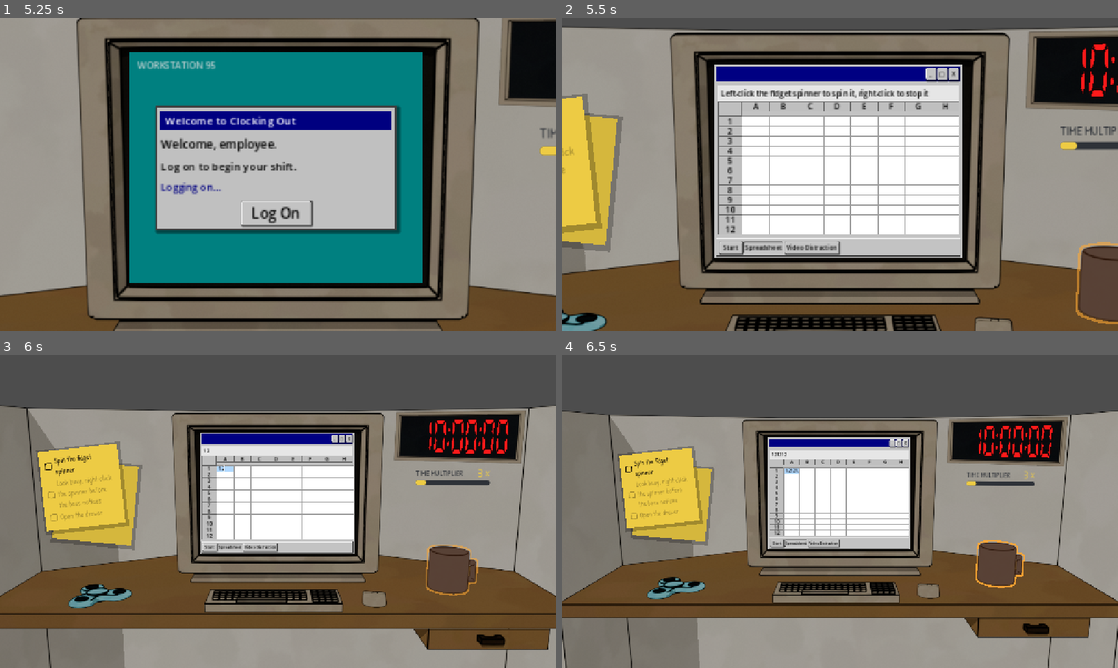
Above: before the commit, frames 1-4 (two rows, left to right).
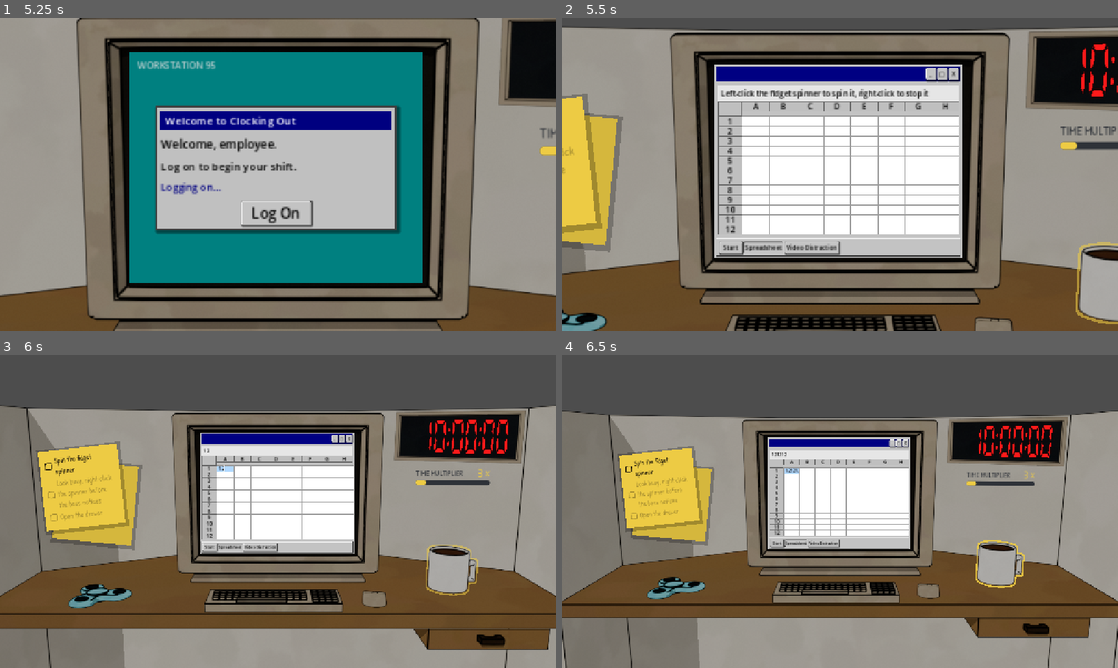
Above: after the commit, the same moments.

Repository: Jelleas/gmtk-2026
Game: Godot game, scene res://src/main.tscn
The game is run twice, just before and just after one commit, with the same random seed, the same clock (stepped at 60 frames per second) and the same inputs.
Inputs (mouse positions are in pixels of both pictures, inside the frame that each line leads up to):
- Up to frame 1 (5.25 s): click "Start" at 0.5 s; click "Start" at 1.25 s; click "_" at 2 s; click "□" at 2.75 s; click "Spreadsheet" at 3.5 s; click "Video Distraction" at 4.25 s; click "Log On" at 5 s
- Up to frame 2 (5.5 s): no input
- Up to frame 3 (6 s): click (211, 461) at 5.77 s; type "12" at 5.85 s
- Up to frame 4 (6.5 s): click (795, 461) at 6 s; type "12" at 6.08 s; click (817, 461) at 6.23 s; type "12" at 6.32 s

Frame 1 is identical in both runs. In frame 2, 1.5% of the frame differs, in the area x 93-100%, y 73-97%; in frame 3, 1.1%; in frame 4, 1.1%.

Commit message:
add outline shaders for coffee buff

Diff:
--- a/resources/shaders/coffee_cup.gdshader
+++ b/resources/shaders/coffee_cup.gdshader
@@ -1,28 +1,17 @@
 shader_type canvas_item;
 
-uniform vec4 coffee_color : source_color = vec4(0.22, 0.10, 0.04, 1.0);
 uniform vec4 outline_color : source_color = vec4(1.0, 0.66, 0.20, 1.0);
 uniform float outline_width : hint_range(0.0, 8.0) = 0.0;
 uniform float fill_amount : hint_range(0.0, 1.0) = 1.0;
-uniform float active_glow : hint_range(0.0, 1.0) = 0.0;
-uniform float dim_amount : hint_range(0.0, 1.0) = 0.0;
 
 void fragment() {
 	vec4 tex_color = texture(TEXTURE, UV);
+	// cup.png has an opaque body, so its liquid cannot be revealed from below.
+	// The outline itself is the bottom-up progress indicator until cup-full.png
+	// replaces this texture at the end of the recharge.
+	float fill_line = mix(0.735, 0.600, fill_amount);
 	if (tex_color.a > 0.0) {
-		// cup.png is a full-screen texture; these bounds isolate the mug's rim and base.
-		float fill_line = mix(0.735, 0.600, fill_amount);
-		vec3 color = tex_color.rgb;
-		if (UV.y >= fill_line) {
-			color = mix(color, coffee_color.rgb, 0.72);
-		}
-		// A visible liquid surface makes the bottom-up recharge readable on the cup.
-		float surface = 1.0 - smoothstep(0.0, 0.004, abs(UV.y - fill_line));
-		color = mix(color, coffee_color.rgb * 0.55, surface);
-		float luminance = dot(color, vec3(0.299, 0.587, 0.114));
-		color = mix(color, vec3(luminance), dim_amount);
-		color += outline_color.rgb * active_glow * 0.18;
-		COLOR = vec4(color, tex_color.a);
+		COLOR = tex_color;
 	} else {
 		vec2 pixel_size = TEXTURE_PIXEL_SIZE * outline_width;
 		float nearby_alpha =
@@ -35,6 +24,8 @@
 			texture(TEXTURE, UV + vec2(-pixel_size.x, pixel_size.y)).a +
 			texture(TEXTURE, UV + vec2(pixel_size.x, pixel_size.y)).a;
 		float pulse = 0.75 + sin(TIME * 3.0) * 0.25;
-		COLOR = nearby_alpha > 0.0 ? vec4(outline_color.rgb, outline_color.a * pulse) : vec4(0.0);
+		bool is_full = fill_amount >= 0.999;
+		bool has_fill = fill_amount > 0.001;
+		COLOR = nearby_alpha > 0.0 && has_fill && (is_full || UV.y >= fill_line) ? vec4(outline_color.rgb, outline_color.a * pulse) : vec4(0.0);
 	}
 }
--- a/resources/shaders/coffee_cup_material.tres
+++ b/resources/shaders/coffee_cup_material.tres
@@ -4,9 +4,6 @@
 
 [resource]
 shader = ExtResource("1_shader")
-shader_parameter/coffee_color = Color(0.22, 0.1, 0.04, 1)
-shader_parameter/outline_color = Color(1, 0.66, 0.2, 1)
+shader_parameter/outline_color = Color(0.929412, 0.796078, 0.266667, 1)
 shader_parameter/outline_width = 0.0
 shader_parameter/fill_amount = 1.0
-shader_parameter/active_glow = 0.0
-shader_parameter/dim_amount = 0.4
--- a/src/coffee_buff/coffee_buff.gd
+++ b/src/coffee_buff/coffee_buff.gd
@@ -9,17 +9,21 @@
 @export var multiplier := 1.5
 @export var duration := 6.0
 @export var cooldown := 20.0
+@export var refill_delay := 0.5
 
 @onready var active_timer: Timer = $ActiveTimer
 @onready var cooldown_timer: Timer = $CooldownTimer
+@onready var refill_delay_timer: Timer = $RefillDelayTimer
 
 var is_active := false
 var is_interaction_enabled := false
+var is_refill_pending := false
 
 
 func _ready() -> void:
 	active_timer.timeout.connect(_on_active_timer_timeout)
 	cooldown_timer.timeout.connect(_on_cooldown_timer_timeout)
+	refill_delay_timer.timeout.connect(_on_refill_delay_timer_timeout)
 	tooltip_text = "Drink coffee: %.1fx time for %d seconds" % [multiplier, int(duration)]
 	_emit_visual_state()
 
@@ -58,12 +62,21 @@
 func reset() -> void:
 	active_timer.stop()
 	cooldown_timer.stop()
+	refill_delay_timer.stop()
+	is_refill_pending = false
 	_end_buff()
 	_emit_visual_state()
 
 
 func _on_active_timer_timeout() -> void:
 	_end_buff()
+	is_refill_pending = true
+	refill_delay_timer.start(refill_delay)
+	_emit_visual_state()
+
+
+func _on_refill_delay_timer_timeout() -> void:
+	is_refill_pending = false
 	cooldown_timer.start(cooldown)
 	_emit_visual_state()
 
@@ -82,7 +95,7 @@
 
 
 func _can_activate() -> bool:
-	return is_interaction_enabled and not is_active and cooldown_timer.is_stopped()
+	return is_interaction_enabled and not is_active and not is_refill_pending and cooldown_timer.is_stopped()
 
 
 func refresh_visual_state() -> void:
@@ -93,6 +106,8 @@
 	var fill_amount := 1.0
 	if is_active:
 		fill_amount = active_timer.time_left / maxf(duration, 0.001)
+	elif is_refill_pending:
+		fill_amount = 0.0
 	elif not cooldown_timer.is_stopped():
 		fill_amount = 1.0 - cooldown_timer.time_left / maxf(cooldown, 0.001)
 	visual_state_changed.emit(is_active, clampf(fill_amount, 0.0, 1.0), _can_activate())
--- a/src/coffee_buff/coffee_buff.tscn
+++ b/src/coffee_buff/coffee_buff.tscn
@@ -16,3 +16,6 @@
 
 [node name="CooldownTimer" type="Timer" parent="."]
 one_shot = true
+
+[node name="RefillDelayTimer" type="Timer" parent="."]
+one_shot = true
--- a/src/office/office_view.gd
+++ b/src/office/office_view.gd
@@ -2,6 +2,10 @@
 extends Node2D
 
 const FIDGET_SOUND := preload("res://resources/audio/fidget.mp3")
+const EMPTY_CUP_TEXTURE := preload("res://resources/images/cup.png")
+const FULL_CUP_TEXTURE := preload("res://resources/images/cup-full.png")
+const MULTIPLIER_GOLD := Color(0.92941177, 0.79607844, 0.26666668, 1.0)
+const REFILL_BROWN := Color(0.78, 0.36, 0.10, 1.0)
 
 ## What the spin sound does between a level 1 spin and a level 3 one. The pitch
 ## range is deliberately narrow - much past this and the loop reads as a
@@ -87,22 +91,18 @@
 
 func set_coffee_state(is_active: bool, fill_amount: float, is_ready: bool) -> void:
 	var material := cup.material as ShaderMaterial
+	cup.texture = FULL_CUP_TEXTURE if is_ready else EMPTY_CUP_TEXTURE
 	material.set_shader_parameter(&"fill_amount", fill_amount)
 
 	if is_active:
-		material.set_shader_parameter(&"outline_color", Color(1.0, 0.66, 0.2, 1.0))
+		material.set_shader_parameter(&"outline_color", MULTIPLIER_GOLD)
 		material.set_shader_parameter(&"outline_width", 5.0)
-		material.set_shader_parameter(&"active_glow", 1.0)
-		material.set_shader_parameter(&"dim_amount", 0.0)
 	elif is_ready:
-		material.set_shader_parameter(&"outline_color", Color(1.0, 0.66, 0.2, 1.0))
+		material.set_shader_parameter(&"outline_color", MULTIPLIER_GOLD)
 		material.set_shader_parameter(&"outline_width", 3.0)
-		material.set_shader_parameter(&"active_glow", 0.0)
-		material.set_shader_parameter(&"dim_amount", 0.0)
 	else:
-		material.set_shader_parameter(&"outline_width", 0.0)
-		material.set_shader_parameter(&"active_glow", 0.0)
-		material.set_shader_parameter(&"dim_amount", 0.4)
+		material.set_shader_parameter(&"outline_color", REFILL_BROWN)
+		material.set_shader_parameter(&"outline_width", 3.0 if fill_amount < 1.0 else 0.0)
 
 func _on_drawer_progress_changed(progress: float) -> void:
 	if progress <= 0.0:
